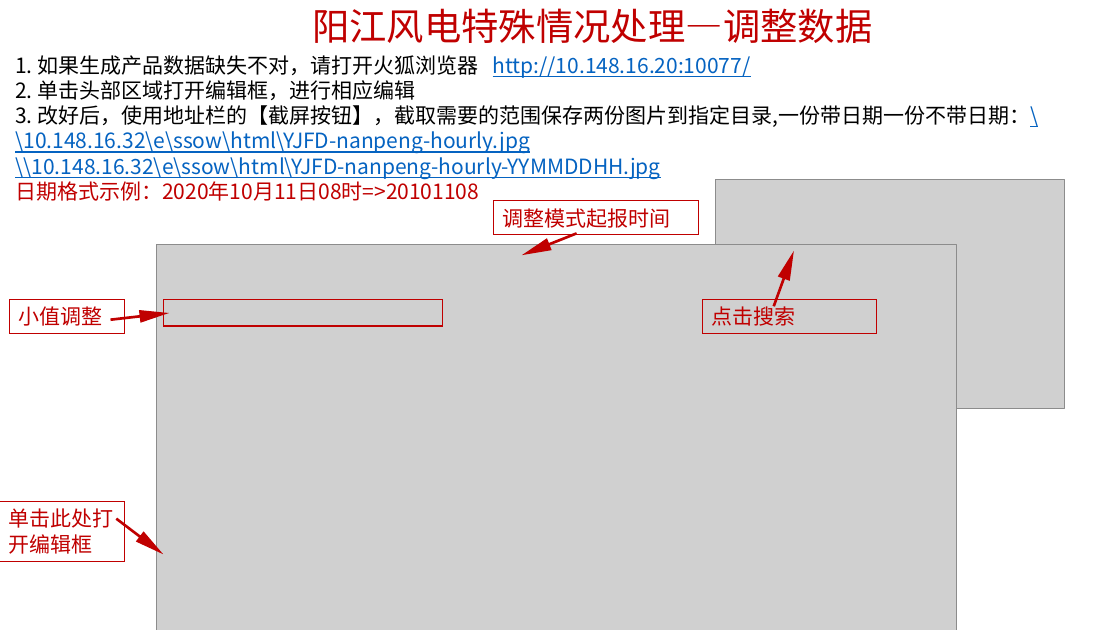
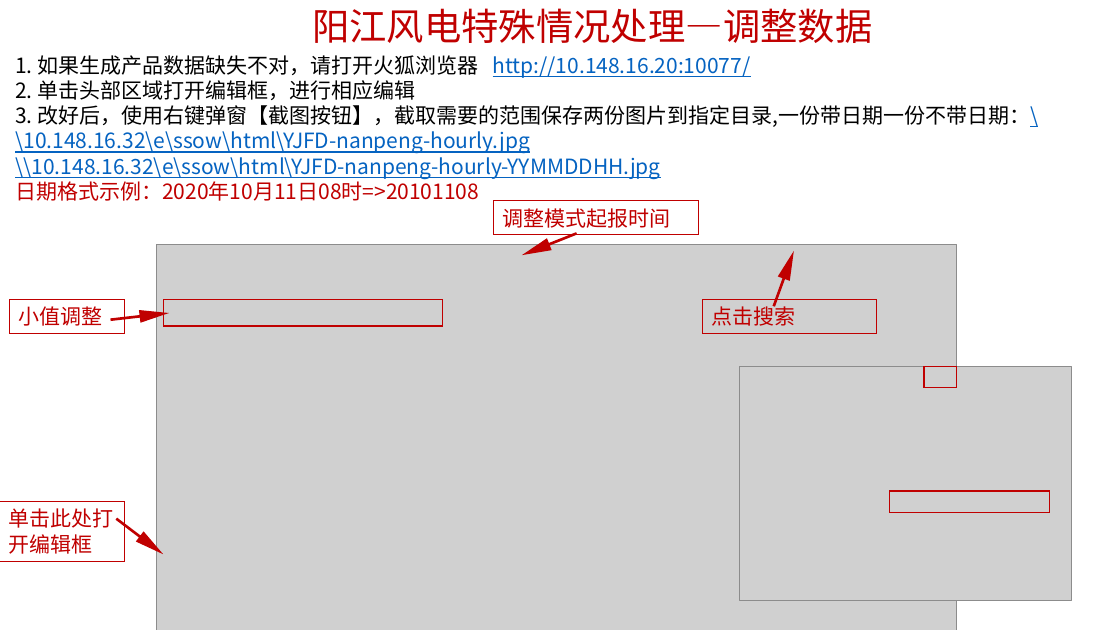
Before and after one commit to hanchyhill/wind-force, a slide deck: slide 1 of 说明文档.pptx. Drawn at 1120x630 pixels with LibreOffice and Linux fonts; fonts in the diff are those of the drawing; grey boxes stand for pictures. Boxes give left, top, right and bottom in pixels: in the first picture for what was removed or moved away, otherwise in the second. Text is boxed around its words. In the diff, an @@ line names an element or a change of style, - is before the commit and + after.

```diff
--- a/说明文档.pptx
+++ b/说明文档.pptx
@@ text at <box>15,105,1038,153</box>: text changed @@
-3. 改好后，使用地址栏的【截屏按钮】，截取需要的范围保存两份图片到指定目录,一份带日期一份不带日期：\\10.148.16.32\e\ssow\html\YJFD-nanpeng-hourly.jpg
+3. 改好后，使用右键弹窗【截图按钮】，截取需要的范围保存两份图片到指定目录,一份带日期一份不带日期：\\10.148.16.32\e\ssow\html\YJFD-nanpeng-hourly.jpg
@@ picture removed at <box>716,180,1065,409</box> @@
@@ picture added at <box>740,366,1072,601</box> @@
@@ rectangle added at <box>924,366,957,388</box>, outline #C00000 1 pt @@
@@ rectangle added at <box>890,492,1050,513</box>, outline #C00000 1 pt @@
```
Also in this commit, not shown: 1 slide added, 3 other files.
